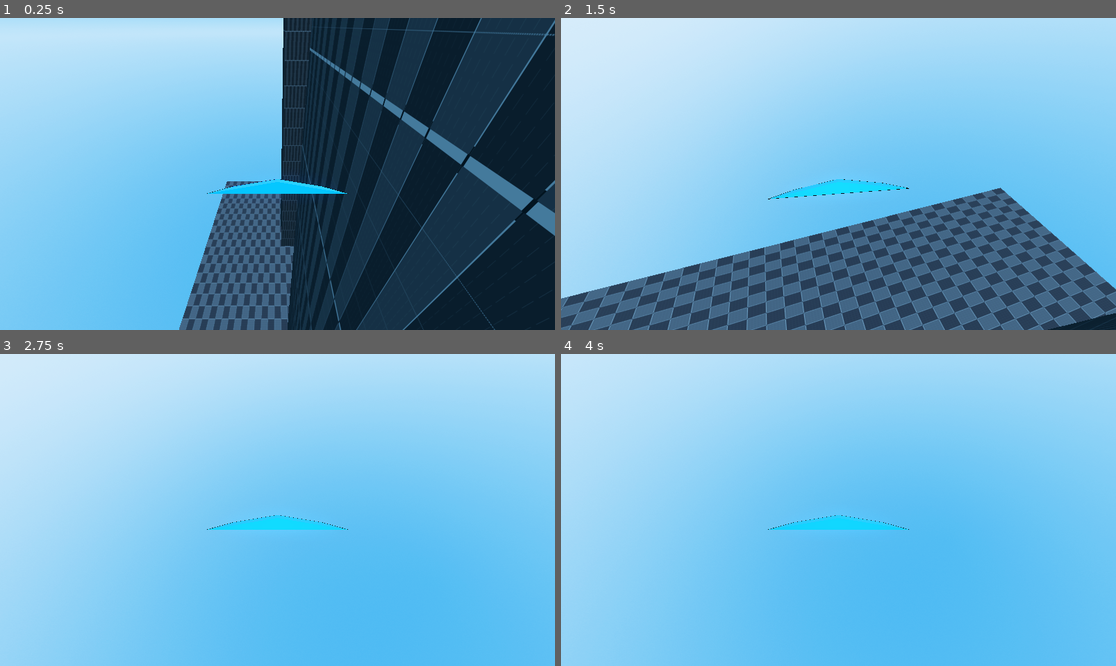
Above: before the commit, frames 1-4 (two rows, left to right).
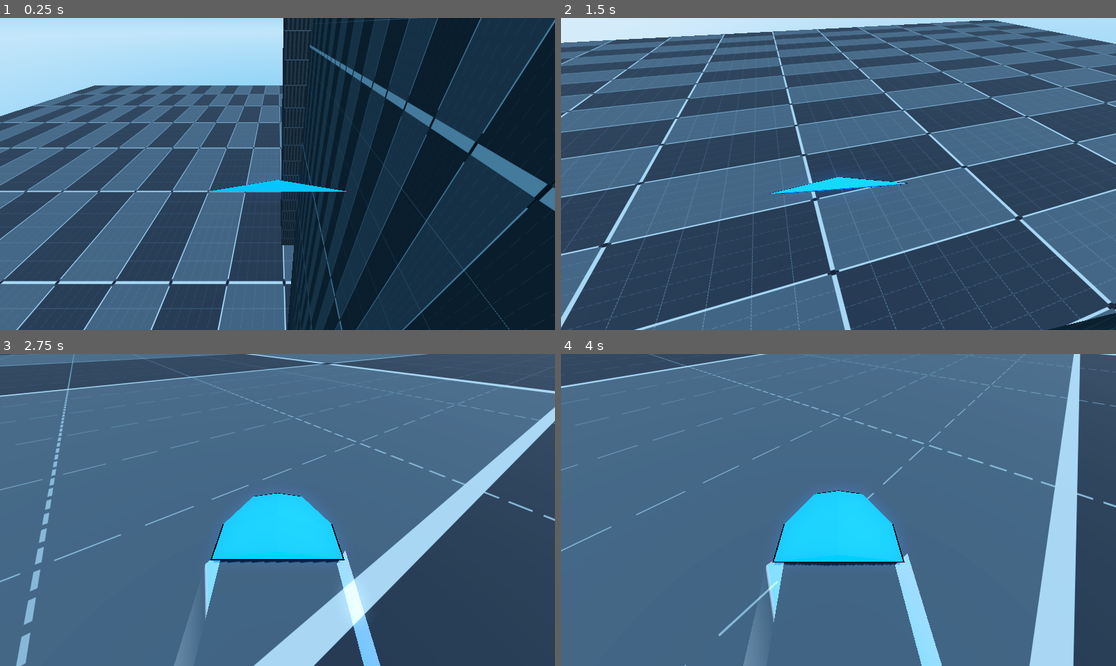
Above: after the commit, the same moments.

Repository: jake6724/flying-demo
Game: Godot game, scene res://scenes/World.tscn
Same seed, same stepped clock (60 frames per second), same inputs: the game is played once before the commit and once after it.
Inputs (mouse positions are in pixels of both pictures, inside the frame that each line leads up to):
- Up to frame 1 (0.25 s): no input
- Up to frame 2 (1.5 s): move the mouse to (960, 158) at 0.52 s; hold D (move_right) 0.53-1.28 s; hold Right mouse button (right_click) 0.53-1.28 s; click (960, 158) at 0.6 s; move the mouse to (810, 174) at 1.27 s; hold W (move_up) from 1.28 s (still down); right-click (810, 174) at 1.35 s
- Up to frame 3 (2.75 s): keep holding W (move_up); click (249, 510) at 1.55 s; move the mouse to (288, 503) at 2.02 s; hold Right mouse button (right_click) from 2.03 s (still down); click (288, 503) at 2.1 s
- Up to frame 4 (4 s): keep holding W (move_up); move the mouse to (832, 516) at 2.77 s; release Right mouse button (right_click) at 2.78 s; right-click (832, 516) at 2.85 s; click (832, 516) at 3.05 s; move the mouse to (877, 513) at 3.52 s; hold Right mouse button (right_click) from 3.53 s (still down); click (877, 513) at 3.6 s

The runs differ from the first frame. In frame 1, 40% of the frame differs, in the area x 0-100%, y 0-100%; in frame 2, 82%; in frame 3, 99%; in frame 4, 99%.

Commit message:
Add gravity/falling, cleanup, add trails

Diff:
--- a/scenes/Glider.tscn
+++ b/scenes/Glider.tscn
@@ -7,19 +7,38 @@
 [sub_resource type="PrismMesh" id="PrismMesh_2x8ny"]
 size = Vector3(6, 0.5, 5)
 
+[sub_resource type="ImmediateMesh" id="ImmediateMesh_gsbiv"]
+
+[sub_resource type="ImmediateMesh" id="ImmediateMesh_cpa3s"]
+
 [sub_resource type="ConvexPolygonShape3D" id="ConvexPolygonShape3D_df3d8"]
 points = PackedVector3Array(-3, -0.25, -2.5, -3, -0.25, 2.5, 0, 0.25, -2.5, 3, -0.25, -2.5, 3, -0.25, 2.5, 0, 0.25, 2.5)
 
-[node name="Glider" type="CharacterBody3D" node_paths=PackedStringArray("camera", "camera_pivot", "skin")]
+[node name="Glider" type="CharacterBody3D" node_paths=PackedStringArray("camera", "camera_pivot", "trail_left", "trail_right", "skin")]
 script = ExtResource("1_df3d8")
 camera = NodePath("CameraPivot/SpringArm3D/Camera3D")
 camera_pivot = NodePath("CameraPivot")
+trail_left = NodePath("MeshInstance3D/TrailLeft")
+trail_right = NodePath("MeshInstance3D/TrailRight")
 skin = NodePath("MeshInstance3D")
 metadata/_custom_type_script = "uid://dtwoetsvw63ul"
 
 [node name="MeshInstance3D" type="MeshInstance3D" parent="."]
 mesh = SubResource("PrismMesh_2x8ny")
 surface_material_override/0 = ExtResource("1_epb0v")
+
+[node name="TrailLeft" parent="MeshInstance3D" instance=ExtResource("3_gsbiv")]
+transform = Transform3D(1, 0, 0, 0, 1, 0, 0, 0, 1, -2.9247289, -0.25639796, 2.3488638)
+mesh = SubResource("ImmediateMesh_gsbiv")
+skeleton = NodePath("../..")
+
+[node name="TrailRight" parent="MeshInstance3D" instance=ExtResource("3_gsbiv")]
+transform = Transform3D(1, 0, 0, 0, 1, 0, 0, 0, 1, 2.9588346, -0.25639796, 2.3488638)
+mesh = SubResource("ImmediateMesh_cpa3s")
+skeleton = NodePath("../..")
+toWidth = 0.1
+lifespan = 0.2
+endColor = Color(0.7288462, 0.8274011, 0.99375933, 1)
 
 [node name="CollisionShape3D" type="CollisionShape3D" parent="."]
 shape = SubResource("ConvexPolygonShape3D_df3d8")
@@ -32,6 +51,3 @@
 spring_length = 12.0
 
 [node name="Camera3D" type="Camera3D" parent="CameraPivot/SpringArm3D"]
-
-[node name="Trail" parent="." instance=ExtResource("3_gsbiv")]
-transform = Transform3D(1, 0, 0, 0, 1, 0, 0, 0, 1, 0, 0, 2.785804)
--- a/scenes/Trail.tscn
+++ b/scenes/Trail.tscn
@@ -1,10 +1,45 @@
-[gd_scene load_steps=3 format=3 uid="uid://dviseoks5ejnc"]
+[gd_scene load_steps=8 format=3 uid="uid://dviseoks5ejnc"]
 
 [ext_resource type="Script" uid="uid://bwy8ukvudothk" path="res://scripts/trail.gd" id="1_assad"]
 
-[sub_resource type="ImmediateMesh" id="ImmediateMesh_assad"]
+[sub_resource type="Gradient" id="Gradient_assad"]
+colors = PackedColorArray(0.18039216, 0.4509804, 0.92941177, 1, 1, 1, 1, 0)
+
+[sub_resource type="GradientTexture2D" id="GradientTexture2D_xmr1o"]
+gradient = SubResource("Gradient_assad")
+
+[sub_resource type="StandardMaterial3D" id="StandardMaterial3D_eviqj"]
+transparency = 1
+blend_mode = 1
+cull_mode = 2
+shading_mode = 0
+albedo_texture = SubResource("GradientTexture2D_xmr1o")
+
+[sub_resource type="ParticleProcessMaterial" id="ParticleProcessMaterial_assad"]
+gravity = Vector3(0, 0, 0)
+
+[sub_resource type="Curve" id="Curve_assad"]
+_data = [Vector2(0, 1), 0.0, 0.0, 0, 0, Vector2(1, 0), -2.9155219, 0.0, 0, 0]
+point_count = 2
+
+[sub_resource type="TubeTrailMesh" id="TubeTrailMesh_xmr1o"]
+radius = 0.1
+sections = 2
+section_length = 5.0
+curve = SubResource("Curve_assad")
 
 [node name="Trail" type="MeshInstance3D"]
-mesh = SubResource("ImmediateMesh_assad")
+material_override = SubResource("StandardMaterial3D_eviqj")
+cast_shadow = 0
 script = ExtResource("1_assad")
+lifespan = 2.0
+startColor = Color(0.18039216, 0.4509804, 0.92941177, 1)
 metadata/_custom_type_script = "uid://bwy8ukvudothk"
+
+[node name="GPUParticles3D" type="GPUParticles3D" parent="."]
+transform = Transform3D(1, 0, 0, 0, -4.371139e-08, 1, 0, -1, -4.371139e-08, 0, 0, 0)
+visible = false
+amount = 10
+lifetime = 0.09999999999999999
+process_material = SubResource("ParticleProcessMaterial_assad")
+draw_pass_1 = SubResource("TubeTrailMesh_xmr1o")
--- a/scenes/World.tscn
+++ b/scenes/World.tscn
@@ -29,10 +29,10 @@
 transform = Transform3D(1, 0, 0, 0, 1, 0, 0, 0, 1, 0, 211, 68)
 
 [node name="CSGBox3D" type="CSGBox3D" parent="."]
-transform = Transform3D(1, 0, 0, 0, 1, 0, 0, 0, 1, 9, 0, -34.5)
+transform = Transform3D(1, 0, 0, 0, 1, 0, 0, 0, 1, 121.5, 0, 1366.5)
 use_collision = true
 collision_mask = 0
-size = Vector3(187, 1, 332)
+size = Vector3(1836, 1, 4484)
 material = ExtResource("3_7g83o")
 
 [node name="CSGBox3D2" type="CSGBox3D" parent="."]
--- a/scripts/glider.gd
+++ b/scripts/glider.gd
@@ -1,115 +1,108 @@
 class_name Glider
 extends CharacterBody3D
 
+@export_group("Camera & Mouse")
 @export var camera: Camera3D
 @export var camera_pivot: Node3D
+@export var mouse_sensitivty: float = 0.25
+@export var camera_limit_down: float = (-PI / 4.0)
+@export var camera_limit_up: float = (PI / 2)
 var camera_input_direction: Vector2
 
+@export_group("Movement")
+@export var move_speed: float = 50.0
+@export var move_speed_max: float = 250.0
+@export var move_speed_min: float = 1.0
+@export var move_speed_pitch_multiplier: float = 0.01
+@export var acceleration: float = 1000
+@export var rotation_speed: float = 15.0
+@export var rotation_snap_threshold: float = 1.0
+@export var boost_power: float = 50.0
+@export var brake_power: float = 3.0
 var move_direction: Vector3
-var move_speed: float = 50.0
-var acceleration: float = 1000
 
+@export_group("Roll")
+@export var max_roll_degree: float = 75
+@export var roll_sensitivity: float = 3
+@export var roll_level_out_multiplier: float = 60.0
 var roll: float = 0.0
-var max_roll: float = 75
-var roll_sensitivity: float = 3
-var roll_level_out_multiplier: float = 60.0
 
-## CURRENTLY UN-USED
-var pitch: float = 0.0
-var max_pitch: float = 70.0
-var pitch_multiplier: float = 1.8
+@export_group("Gravity & Falling")
+@export var max_fall_speed: float = 20
+@export var gravity: float = -10
+@export var fall_speed: float
 
+@export_group("Trails")
+@export var trail_left: Trail3D
+@export var trail_right: Trail3D
+@export var trail_visibilty_speed_threshold: float = 125
 
-var vertical_move: float
-
-var gravity: float = 0
-
+@export_group("Other")
 @export var skin: MeshInstance3D
-
-var rotation_speed: float = 15.0
-
-@export var mouse_sensitivty: float = 0.25
-
-var input_enabled: bool = true
+var _input_enabled: bool = true
 
 func _ready():
 	pass
 
 func _input(_event):
-	if input_enabled:
+	if _input_enabled:
 		if Input.is_action_just_pressed("left_click"):
 			Input.mouse_mode = Input.MOUSE_MODE_CAPTURED
-
-			move_speed += 50
-
-
+			move_speed += boost_power
 		if Input.is_action_just_pressed("escape"):
 			Input.mouse_mode = Input.MOUSE_MODE_VISIBLE
 
 func _unhandled_input(event: InputEvent) -> void:
-	if input_enabled:
+	if _input_enabled:
 		var is_camera_motion: bool = (event is InputEventMouseMotion) and (Input.get_mouse_mode() == Input.MOUSE_MODE_CAPTURED)
 		if is_camera_motion:
 			camera_input_direction = event.screen_relative * mouse_sensitivty
-			roll = (clampf(roll + deg_to_rad((-event.screen_relative.x * roll_sensitivity)), -max_roll, max_roll))
+			roll = (clampf(roll + deg_to_rad((-event.screen_relative.x * roll_sensitivity)), -max_roll_degree, max_roll_degree))
 
 		if Input.is_action_pressed("right_click"):
-			move_speed = clampf(move_speed - 3, 1, 250)
+			move_speed = clampf(move_speed - brake_power, move_speed_min, move_speed_max)
 
 func _physics_process(delta):
-
 	# Set X and Y camera rotation. Clamp X axis so player cannot look fully up or down
 	camera_pivot.rotation.x -= camera_input_direction.y * delta
 	camera_pivot.rotation.y -= camera_input_direction.x  * delta
-	camera_pivot.rotation.x = clamp(camera_pivot.rotation.x, (-PI / 4.0), (PI / 2))
-
-	# print("camera_pivot.rotation.x: ", camera_pivot.rotation.x)
+	camera_pivot.rotation.x = clamp(camera_pivot.rotation.x, camera_limit_down, camera_limit_up)
 
 	# Reset camera_input_direction for the next time _unhandled_input() is triggered
 	# If this is not reset, the camera will keep rotating until new input comes in
 	camera_input_direction = Vector2.ZERO
-	var raw_input: Vector2 = Vector2.ZERO
-	# if input_enabled:
-		# Get the raw 2-axis input data, forward direction of camera, and right direction of camera
-		# Forward direction is used to move back-and-forth, right direction is used to move left-and-right
-		# raw_input = Input.get_vector("move_left", "move_right", "move_up", "move_down")
 
-	var forward_direction: Vector3 = camera.global_basis.z
-	var right_direction: Vector3 = camera.global_basis.x
-
-	# Final move direction is the sum of back-and-forth and left-and-right movement
-	# move_direction = (forward_direction * raw_input.y) + (right_direction * raw_input.x)
+	# Move direction is solely based on camera/mouse positioning; not key inputs
 	move_direction = -camera.global_transform.basis.z
-	# move_direction.y = 0.0 # Player will never give up-and-down move input. Jumping and falling with handle this
 	move_direction = move_direction.normalized() # This is just intended to be a direction vector so it needs to be normalized
-	# print("Move direction: ", move_direction)
-	# vertical_move += (Vector3.UP * camera_pivot.rotation.x)
-	# vertical_move
 
 	##TODO: Slow down faster when going up, speed up slower when going down. Gravity should help with this as well I think
 
-	var move_speed_modifier: float = -camera.global_rotation_degrees.x * .01
-	move_speed = clampf(move_speed + move_speed_modifier, 1, 250)
-	# print("camera.rotation_degrees.x: ", camera.global_rotation_degrees.x)
-	# print("MoveSpeed: ", move_speed)
-	# print("MoveSpeedModifier: ", move_speed_modifier)
+	var move_speed_modifier: float = -camera.global_rotation_degrees.x * move_speed_pitch_multiplier
+	move_speed = clampf(move_speed + move_speed_modifier, move_speed_min, move_speed_max)
+
+	show_trails() if move_speed >= trail_visibilty_speed_threshold else hide_trails()
 
 	# Acceleration can be added by using move_toward(). This will also prevent overshooting
-	var y_velocity = velocity.y
-	# velocity.y = 0.0
-	velocity = velocity.move_toward((move_direction * move_speed), acceleration * delta)
-	# velocity.y = y_velocity + (gravity * delta)
-	# print("velocity: ", velocity)
-
+	fall_speed = clampf(fall_speed + (gravity * delta), -max_fall_speed, max_fall_speed)
+	var velocity_target: Vector3 = (move_direction * move_speed) + Vector3(0,fall_speed,0)
+	velocity = velocity.move_toward(velocity_target, acceleration * delta)
 
 	skin.look_at(skin.global_transform.origin + velocity)
-
 	skin.global_rotation.y = lerp_angle(skin.global_rotation.y, camera_pivot.global_rotation.y + TAU , rotation_speed * delta)
 	# Snap the skin's rotation if it is close enough to target, since lerp_angle will never actually reach target
-	if abs(abs(skin.global_rotation.y) - abs(camera_pivot.global_rotation.y)) < 1:
+	if abs(abs(skin.global_rotation.y) - abs(camera_pivot.global_rotation.y)) < rotation_snap_threshold:
 		skin.global_rotation.y = camera_pivot.global_rotation.y
 
 	skin.rotation_degrees.z = roll
 	roll = move_toward(roll, 0, delta * roll_level_out_multiplier)
 
 	move_and_slide()
+
+func hide_trails() -> void:
+	trail_left.hide()
+	trail_right.hide()
+
+func show_trails() -> void:
+	trail_left.show()
+	trail_right.show()
--- a/scripts/trail.gd
+++ b/scripts/trail.gd
@@ -1,57 +1,121 @@
-class_name Trail
-extends MeshInstance3D
+@tool
+class_name Trail3D extends MeshInstance3D
 
-var prev: Vector3 = Vector3.ZERO
+enum InterpolationMode {
+	LINEAR,
+	SQUARE,
+	CUBE,
+	QUAD
+}
+enum InterpolationDirection {
+	FORWARD,
+	BACKWARD
+}
 
-var queue: Array = []
+var points: Array[Vector3]  = []
+var widths: Array  = []
+var lifePoints: Array[float] = []
 
-# func _ready():
-# 	# Begin draw.
-# 	mesh.surface_begin(Mesh.PRIMITIVE_TRIANGLES)
+@export var trailEnabled: bool = true
 
-# 	# Prepare attributes for add_vertex.
-# 	mesh.surface_set_normal(Vector3(0, 0, 1))
-# 	mesh.surface_set_uv(Vector2(0, 0))
-# 	# Call last for each vertex, adds the above attributes.
-# 	mesh.surface_add_vertex(Vector3(-1, -1, 0))
+@export var fromWidth: float = 0.5
+@export var toWidth: float = 0.0
+@export_range(0.5, 1.5) var scaleAcceleration: float  = 1.0
 
-# 	mesh.surface_set_normal(Vector3(0, 0, 1))
-# 	mesh.surface_set_uv(Vector2(0, 1))
-# 	mesh.surface_add_vertex(Vector3(-1, 1, 0))
+@export var motionDelta: float = 0.1
+@export var lifespan: float = 1.0
 
-# 	mesh.surface_set_normal(Vector3(0, 0, 1))
-# 	mesh.surface_set_uv(Vector2(1, 1))
-# 	mesh.surface_add_vertex(Vector3(1, 1, 0))
-
-	# # End drawing.
-	# mesh.surface_end()
-
-func _process(delta):
-	mesh.clear_surfaces()
-	var material := ORMMaterial3D.new()
+@export var scaleTexture: bool = true
+@export var startColor: Color = Color(1.0, 1.0, 1.0, 1.0)
+@export var endColor: Color = Color(1.0, 1.0, 1.0, 0.0)
 
 
-	queue.append((transform.origin))
-	if queue.size() > 10:
-		queue.pop_front()
+@export var colorInterpolationMode: InterpolationMode = InterpolationMode.LINEAR
+@export var interpolationDirection: InterpolationDirection = InterpolationDirection.FORWARD
 
-	mesh.surface_begin(Mesh.PRIMITIVE_TRIANGLE_STRIP, material)
-	if queue.size() % 2 == 0:
-		for point: Vector3 in queue:
-			mesh.surface_add_vertex(point)
-			mesh.surface_add_vertex(point + (Vector3(-10, 0, 0)))
-			mesh.surface_add_vertex(point + (Vector3(10, 0, 0)))
-		mesh.surface_end()
+var oldPos: Vector3
 
-	print(queue)
+func _ready() -> void:
+	oldPos = get_global_transform().origin
+	mesh = ImmediateMesh.new()
 
-	# if prev != Vector3.ZERO:
-	# 	# Begin draw.
-	# 	mesh.surface_begin(Mesh.PRIMITIVE_POINTS)
-	# 	# mesh.surface_add_vertex(prev)
-	# 	# Add point
-	# 	mesh.surface_add_vertex(global_position)
-	# 	# End
-	# 	mesh.surface_end()
+func _process(delta: float) -> void:
+	if (oldPos - get_global_transform().origin).length() > motionDelta and trailEnabled:
+		appendPoint()
+		oldPos = get_global_transform().origin
 
-	# prev = global_position
+	var p: int = 0
+	var max_points: int = points.size()
+	while p < max_points:
+		lifePoints[p] += delta
+		if lifePoints[p] > lifespan:
+			removePoint(p)
+			p -= 1
+			if (p < 0): p = 0
+
+		max_points = points.size()
+		p += 1
+
+	mesh.clear_surfaces()
+
+	if points.size() < 2:
+		return
+
+	mesh.surface_begin(Mesh.PRIMITIVE_TRIANGLE_STRIP)
+
+	for i in range(points.size()):
+		var t: float = float(i) / (points.size() - 1.0)
+
+		var currColor: Color = endColor
+
+		var progress: float = t
+
+		if interpolationDirection == InterpolationDirection.BACKWARD:
+			progress = 1 - t
+
+		if colorInterpolationMode == InterpolationMode.LINEAR:
+			currColor = startColor.lerp(endColor, 1 - progress)
+		elif colorInterpolationMode == InterpolationMode.SQUARE:
+			currColor = startColor.lerp(endColor, 1- (progress ** 2))
+		elif colorInterpolationMode == InterpolationMode.CUBE:
+			currColor = startColor.lerp(endColor, 1 - pow(progress, 3))
+		elif colorInterpolationMode == InterpolationMode.QUAD:
+			currColor = startColor.lerp(endColor,1- pow(progress, 4))
+
+		mesh.surface_set_color(currColor)
+
+		var currWidth: Vector3 = widths[i][0] - pow(1-t, scaleAcceleration) * widths[i][1]
+
+		if scaleTexture:
+			var t0: float = motionDelta * i
+			var t1: float = motionDelta * (i + 1)
+			mesh.surface_set_uv(Vector2(t0, 0))
+			mesh.surface_add_vertex(to_local(points[i] + currWidth))
+			mesh.surface_set_uv(Vector2(t1, 1))
+			mesh.surface_add_vertex(to_local(points[i] - currWidth))
+		else:
+			var t0: float = i / points.size()
+			var t1: float = t
+
+			mesh.surface_set_uv(Vector2(t0, 0))
+			mesh.surface_add_vertex(to_local(points[i] + currWidth))
+			mesh.surface_set_uv(Vector2(t1, 1))
+			mesh.surface_add_vertex(to_local(points[i] - currWidth))
+	mesh.surface_end()
+
+func appendPoint() -> void:
+	var direction: Vector3 = get_global_transform().origin - oldPos
+	direction = direction.normalized()
+	rotation.y = atan2(direction.x, direction.z)
+
+	points.append(get_global_transform().origin)
+	widths.append([
+		get_global_transform().basis.x * fromWidth,
+		get_global_transform().basis.x * fromWidth - get_global_transform().basis.x * toWidth
+	])
+	lifePoints.append(0.0)
+
+func removePoint(i: int) -> void:
+	points.remove_at(i)
+	widths.remove_at(i)
+	lifePoints.remove_at(i)
Not shown: 1 places in scenes/Glider.tscn that only renumber resources
